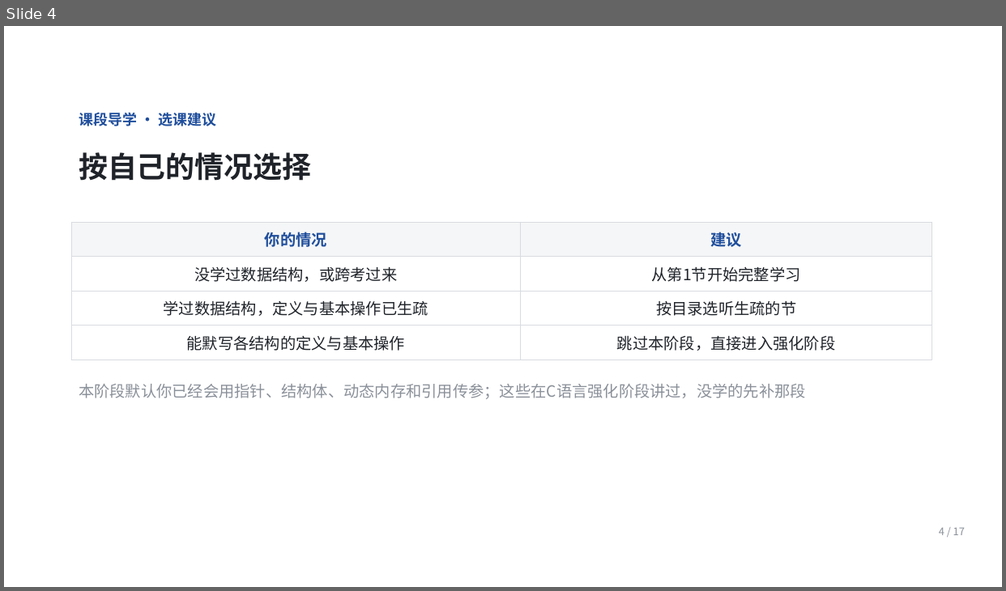
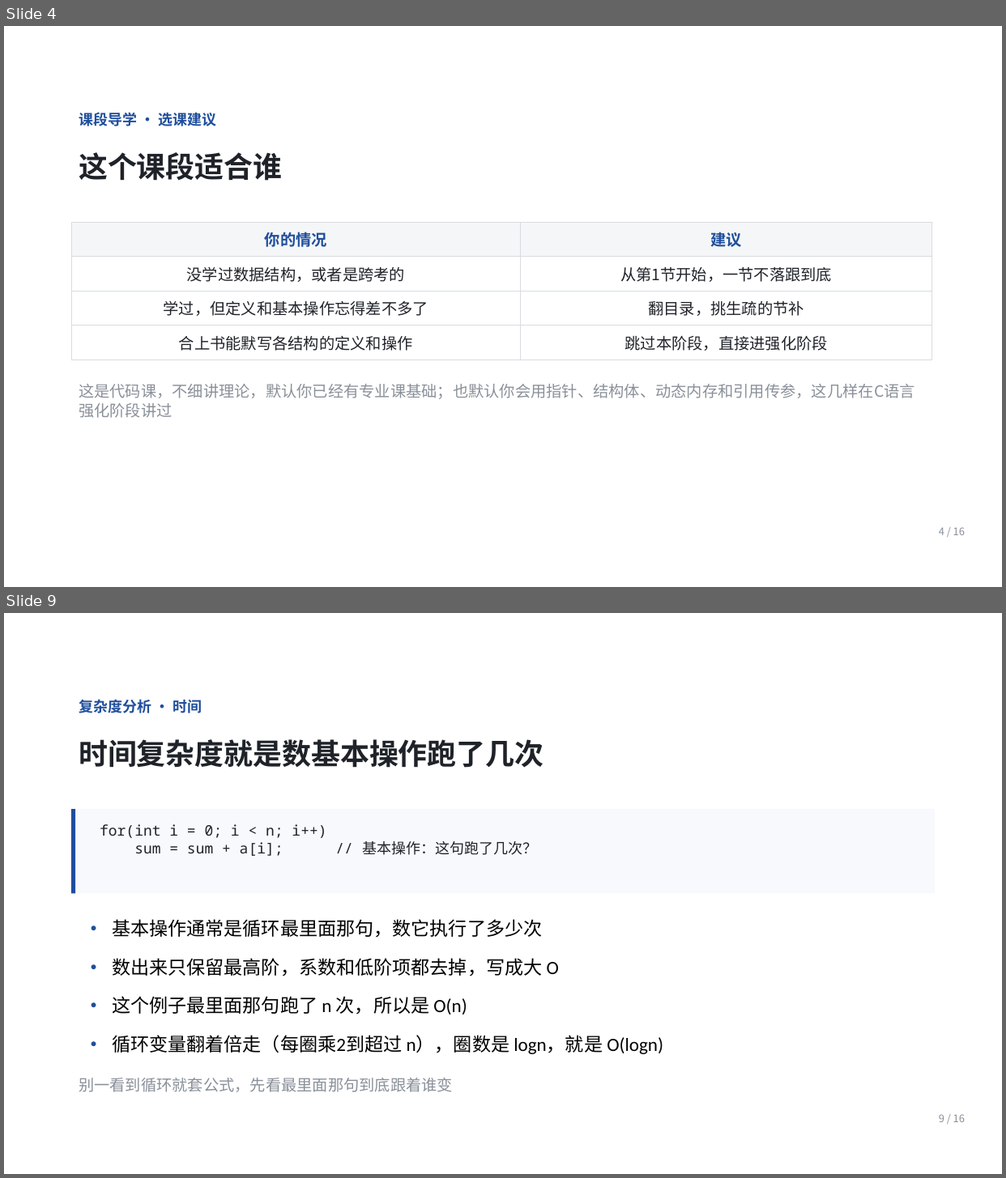
Before and after one commit to Ctrl1CandV/SpecialtyCourses, a slide deck: 课件/C2/C2-A-01/C2-A-01.pptx. Shown one above the other, each under a label of ours: slide 4 before the commit, slides 4 and 9 after it; the slides between them are not shown. The pictures are 1006x591 and 1006x1178 pixels, drawn with LibreOffice and Linux fonts; fonts in the diff are those of the drawing; background and template pictures are left out. Boxes give left, top, right and bottom in pixels: in the first picture for what was removed or moved away, otherwise in the second. Text is boxed around its words. In the diff, an @@ line names an element or a change of style, - is before the commit and + after.

```diff
--- a/课件/C2/C2-A-01/C2-A-01.pptx
+++ b/课件/C2/C2-A-01/C2-A-01.pptx
@@ slide 9 added at (x1=4, y1=613, x2=1002, y2=1174), background picture (left out) @@
@@ text added at (x1=79, y1=699, x2=202, y2=713), 14 pt, text #1F4E9C, bold @@
+复杂度分析 · 时间
@@ text added at (x1=79, y1=739, x2=543, y2=768), 28 pt, text #1F2329, bold @@
+时间复杂度就是数基本操作跑了几次
@@ rectangle added at (x1=71, y1=809, x2=935, y2=894), fill #F7F9FC @@
@@ rectangle added at (x1=71, y1=809, x2=76, y2=894), fill #1F4E9C @@
@@ text added at (x1=100, y1=824, x2=537, y2=856), 14 pt, text #1F2329 @@
+for(int i = 0; i < n; i++)
+sum = sum + a[i]; // 基本操作：这句跑了几次？
@@ text added at (x1=112, y1=919, x2=542, y2=938), 18 pt, text #000000 @@
+• 基本操作通常是循环最里面那句，数它执行了多少次
@@ text added at (x1=112, y1=958, x2=559, y2=977), 18 pt, text #000000 @@
+• 数出来只保留最高阶，系数和低阶项都去掉，写成大 O
@@ text added at (x1=112, y1=996, x2=467, y2=1015), 18 pt, text #000000 @@
+• 这个例子最里面那句跑了 n 次，所以是 O(n)
@@ text added at (x1=112, y1=1035, x2=663, y2=1054), 18 pt, text #000000 @@
+• 循环变量翻着倍走（每圈乘2到超过 n），圈数是 logn，就是 O(logn)
@@ text added at (x1=79, y1=1078, x2=453, y2=1093), 15 pt, text #8A9099 @@
+别一看到循环就套公式，先看最里面那句到底跟着谁变
@@ text added at (x1=939, y1=1114, x2=965, y2=1122), 10 pt, text #8A9099 @@
+9 / 16
@@ slide 4 changed as well @@
@@ text at (x1=79, y1=152, x2=282, y2=181): text changed @@
-按自己的情况选择
+这个课段适合谁
@@ table at (x1=71, y1=222, x2=932, y2=354) @@
-row 2, column 1: 没学过数据结构，或跨考过来
+row 2, column 1: 没学过数据结构，或者是跨考的
-row 2, column 2: 从第1节开始完整学习
+row 2, column 2: 从第1节开始，一节不落跟到底
-row 3, column 1: 学过数据结构，定义与基本操作已生疏
+row 3, column 1: 学过，但定义和基本操作忘得差不多了
-row 3, column 2: 按目录选听生疏的节
+row 3, column 2: 翻目录，挑生疏的节补
-row 4, column 1: 能默写各结构的定义与基本操作
+row 4, column 1: 合上书能默写各结构的定义和操作
-row 4, column 2: 跳过本阶段，直接进入强化阶段
+row 4, column 2: 跳过本阶段，直接进强化阶段
@@ text at (x1=79, y1=384, x2=915, y2=399): text changed @@
-本阶段默认你已经会用指针、结构体、动态内存和引用传参；这些在C语言强化阶段讲过，没学的先补那段
+这是代码课，不细讲理论，默认你已经有专业课基础；也默认你会用指针、结构体、动态内存和引用传参，这几样在C语言强化阶段讲过
@@ text at (x1=939, y1=527, x2=965, y2=535): text changed @@
-4 / 17
+4 / 16
```
Also in this commit, not shown: 9 other slides changed, 5 other slides added, 7 slides removed, 5 other files.
